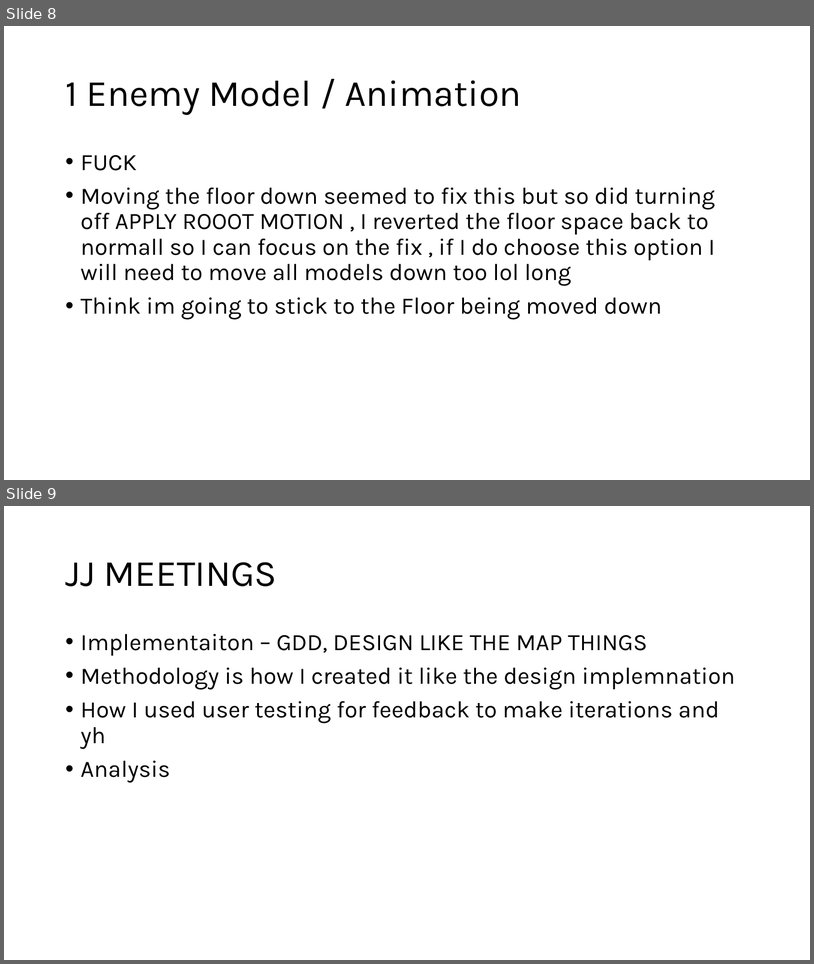
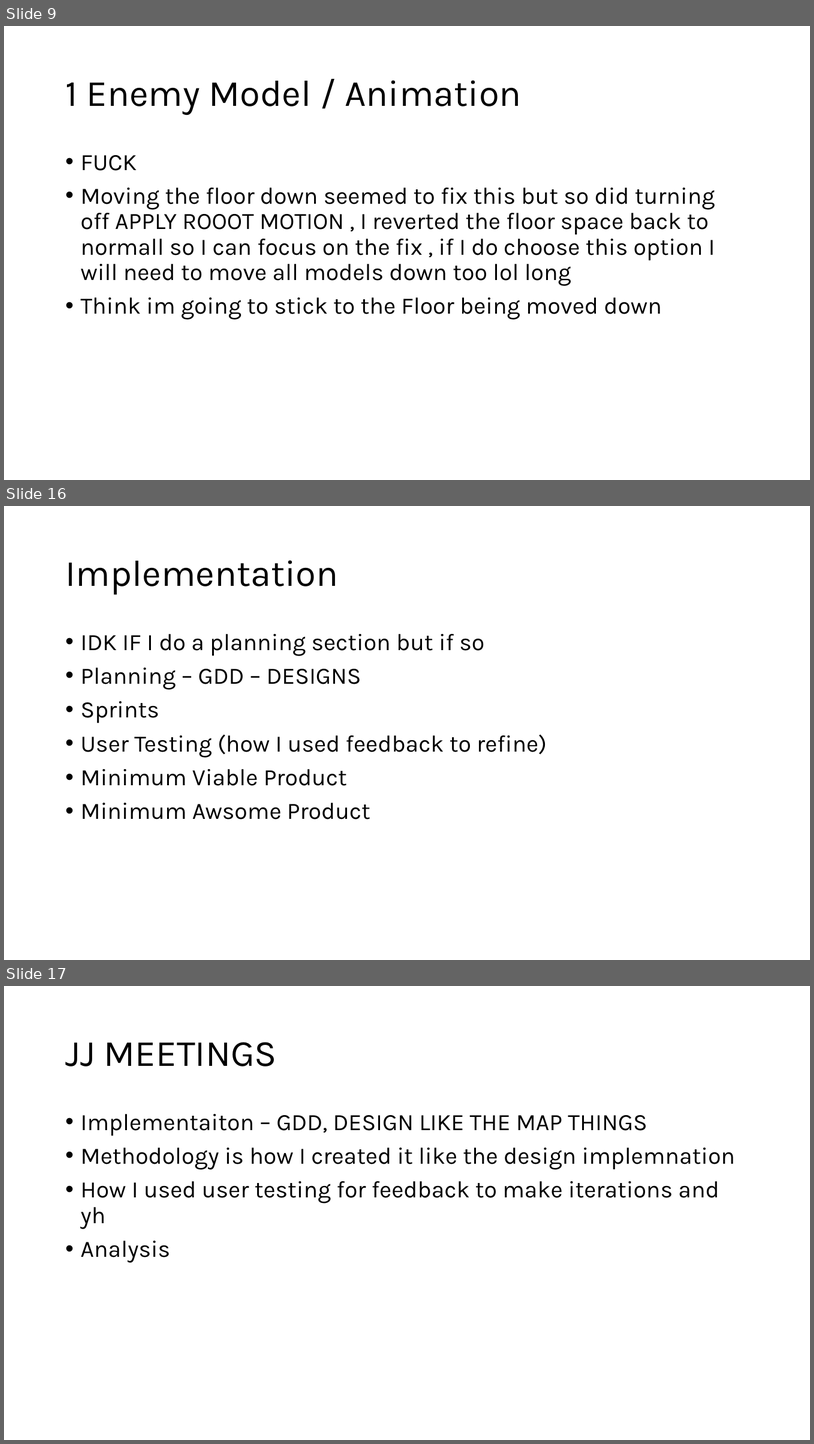
Before and after one commit to Mdot5596/Timeline-Takedown, a slide deck: Documentation/Report/Documentationofstuff.pptx. Shown one above the other, each under a label of ours: slides 8 and 9 before the commit, slides 9, 16 and 17 after it; the slides between them are not shown. The pictures are 814x964 and 814x1444 pixels, drawn with LibreOffice and Linux fonts; fonts in the diff are those of the drawing. Boxes give left, top, right and bottom in pixels: in the first picture for what was removed or moved away, otherwise in the second. Text is boxed around its words. In the diff, an @@ line names an element or a change of style, - is before the commit and + after.

```diff
--- a/Documentation/Report/Documentationofstuff.pptx
+++ b/Documentation/Report/Documentationofstuff.pptx
@@ slide 16 added at (4,506,810,960), background #FFFFFF @@
@@ title added at (65,560,338,595), 44 pt, text #000000 @@
+Implementation
@@ text added at (81,634,547,819), 28 pt, text #000000 @@
+• IDK IF I do a planning section but if so
+• Planning – GDD – DESIGNS
+• Sprints
+• User Testing (how I used feedback to refine)
+• Minimum Viable Product
+• Minimum Awsome Product
@@ what was slide 8 is now slide 9 @@
@@ what was slide 9 is now slide 17 @@
```
Also in this commit, not shown: 1 slide changed, 7 other slides added, 16 other files.
